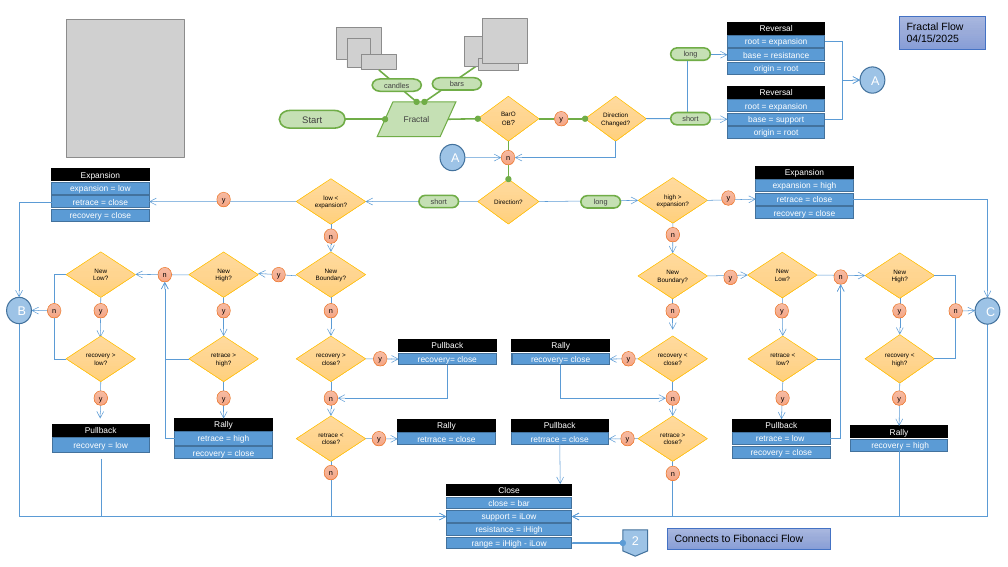
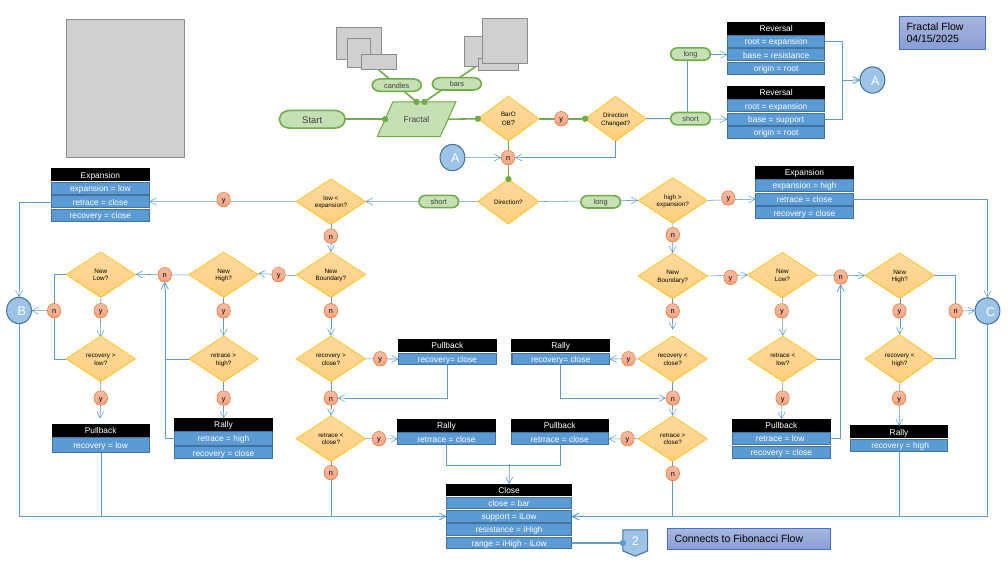
Before and after one commit to djorgens2/blofin-data, a slide deck: slide 1 of ~Documents/FractalFlow.pptx. Drawn at 1008x567 pixels with LibreOffice and Linux fonts; fonts in the diff are those of the drawing; grey boxes stand for pictures. Boxes give left, top, right and bottom in pixels: in the first picture for what was removed or moved away, otherwise in the second. Text is boxed around its words. In the diff, an @@ line names an element or a change of style, - is before the commit and + after.

```diff
--- a/~Documents/FractalFlow.pptx
+++ b/~Documents/FractalFlow.pptx
@@ elbow line added from (447, 445) to (560, 445), #5B9BD5 0.5 pt @@
@@ elbow arrow moved from (101, 459) - (446, 516) to (101, 453) - (446, 516) @@
@@ arrow moved from (560, 443) - (560, 484) to (510, 464) - (510, 484) @@
```
Also in this commit, not shown: 5 other files.
